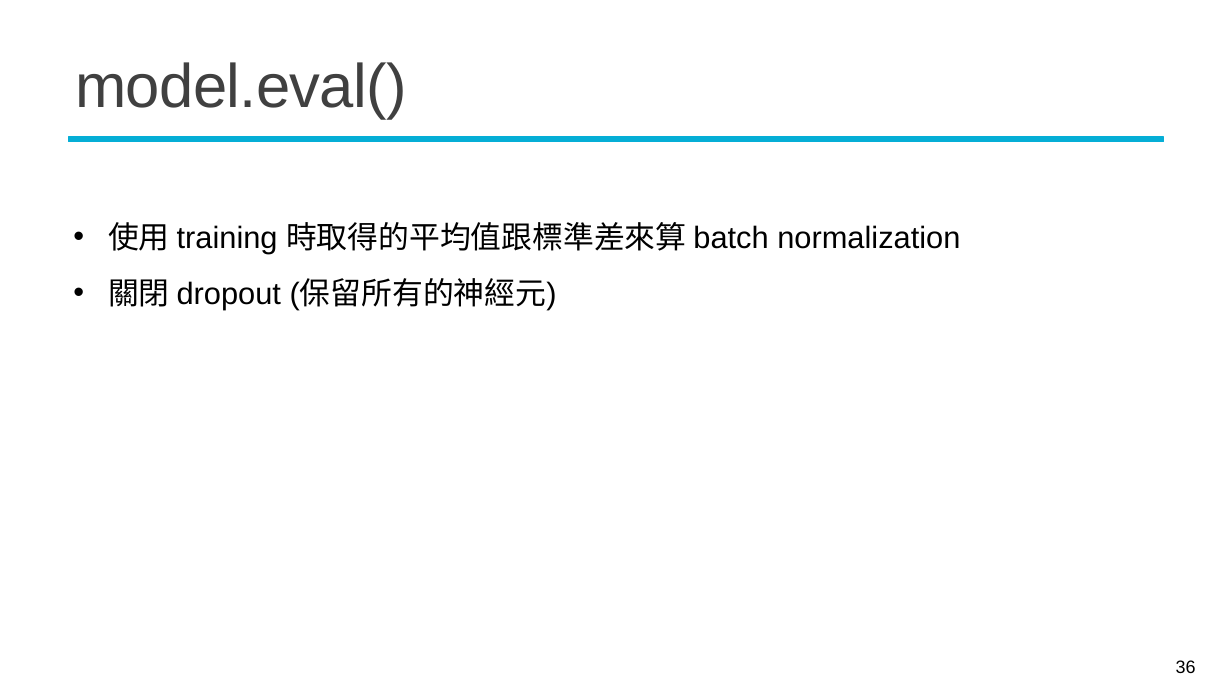
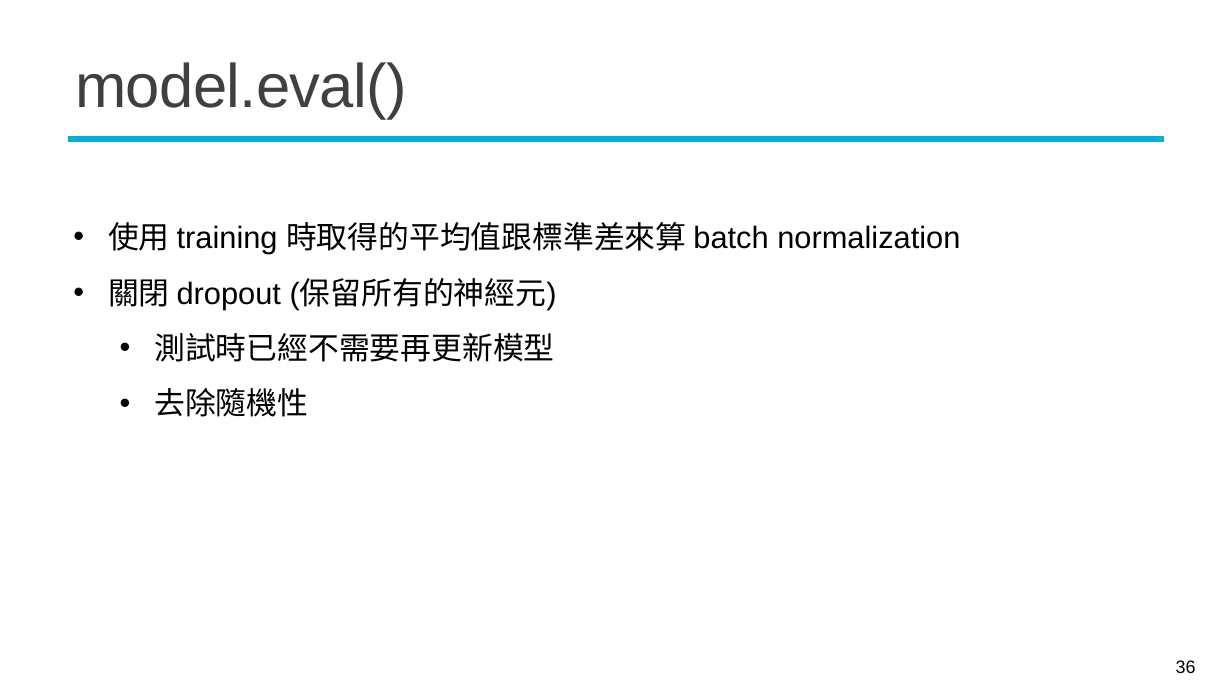
Before and after one commit to mcps5601/CGUDL_2025_fall, a slide deck: slide 36 of slides/training_tips_1015.pptx. Drawn at 1232x693 pixels with LibreOffice and Linux fonts; fonts in the diff are those of the drawing; background and template pictures are left out. Boxes give left, top, right and bottom in pixels: in the first picture for what was removed or moved away, otherwise in the second. Text is boxed around its words. In the diff, an @@ line names an element or a change of style, - is before the commit and + after.

```diff
--- a/slides/training_tips_1015.pptx
+++ b/slides/training_tips_1015.pptx
@@ text at <box>154,333,554,417</box>: paragraphs added @@
+  • 測試時已經不需要再更新模型
+  • 去除隨機性
```
Also in this commit, not shown: 7 other slides changed, 1 slide added, 1 slide removed, 1 other file.
